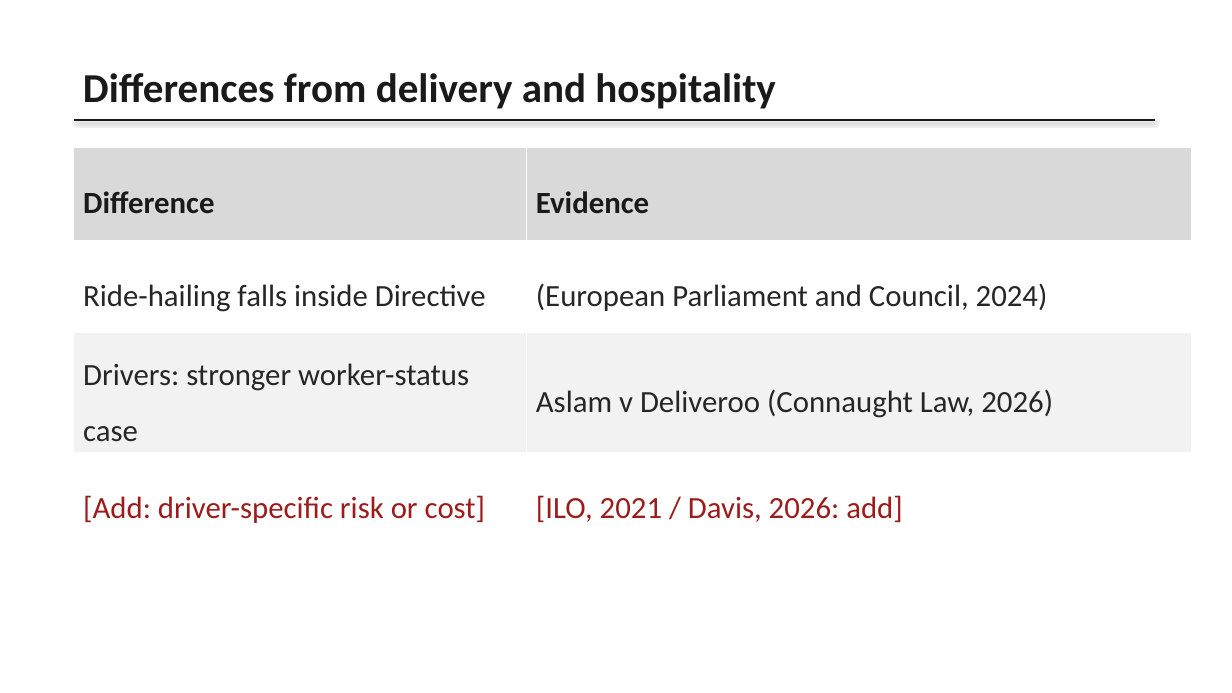
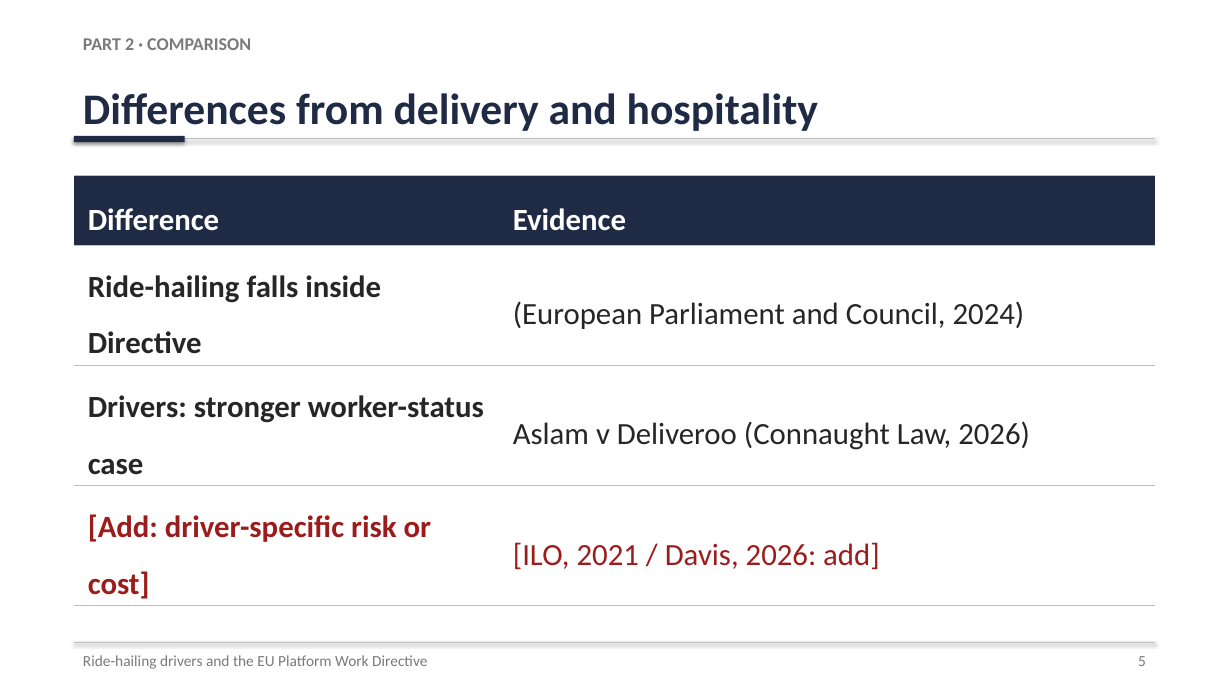
Before and after one commit to karanrg22-svg/skill, a slide deck: slide 5 of Ride-Hailing_Presentation.pptx. Drawn at 1232x693 pixels with LibreOffice and Linux fonts; fonts in the diff are those of the drawing. Boxes give left, top, right and bottom in pixels: in the first picture for what was removed or moved away, otherwise in the second. Text is boxed around its words. In the diff, an @@ line names an element or a change of style, - is before the commit and + after.

```diff
--- a/Ride-Hailing_Presentation.pptx
+++ b/Ride-Hailing_Presentation.pptx
@@ text "Differences from delivery and hospitality" moved from (x1=83, y1=73, x2=775, y2=109) to (x1=83, y1=93, x2=818, y2=131) @@
@@ text "Differences from delivery and hospitality" at (x1=83, y1=93, x2=818, y2=131): size 32 to 34 pt, text colour #1A1A1A to #1F2A44 @@
@@ text added at (x1=83, y1=38, x2=251, y2=50), 14 pt, text #7A7A7A, bold @@
+PART 2 · COMPARISON
@@ line moved from (74, 120) - (1155, 120) to (74, 139) - (1155, 139) @@
@@ line (74, 139) - (1155, 139): stroke #1A1A1A 1.5 pt to #BFBFBF 0.75 pt @@
@@ rectangle added at (x1=74, y1=136, x2=185, y2=142), fill #1F2A44 @@
@@ table at (x1=74, y1=176, x2=1155, y2=603) @@
@@ fill #D9D9D9 to #1F2A44 in row 1 @@
@@ fill #F2F2F2 to #FFFFFF in row 3 @@
@@ text colour #1A1A1A to #FFFFFF in "Difference", "Evidence" @@
@@ bold on in "Ride-hailing falls inside Directive", "Drivers: stronger worker-status case", "[Add: driver-specific risk or cost]" @@
@@ borders changed @@
@@ table resized from (x1=74, y1=148, x2=1192, y2=527) to (x1=74, y1=176, x2=1155, y2=603) @@
@@ line added from (74, 642) to (1155, 642), #BFBFBF 0.75 pt @@
@@ text added at (x1=83, y1=655, x2=427, y2=669), 12 pt, text #7A7A7A @@
+Ride-hailing drivers and the EU Platform Work Directive
@@ text added at (x1=1138, y1=656, x2=1146, y2=666), 12 pt, text #7A7A7A @@
+5
```
Also in this commit, not shown: 8 other slides changed, 1 slide added.
